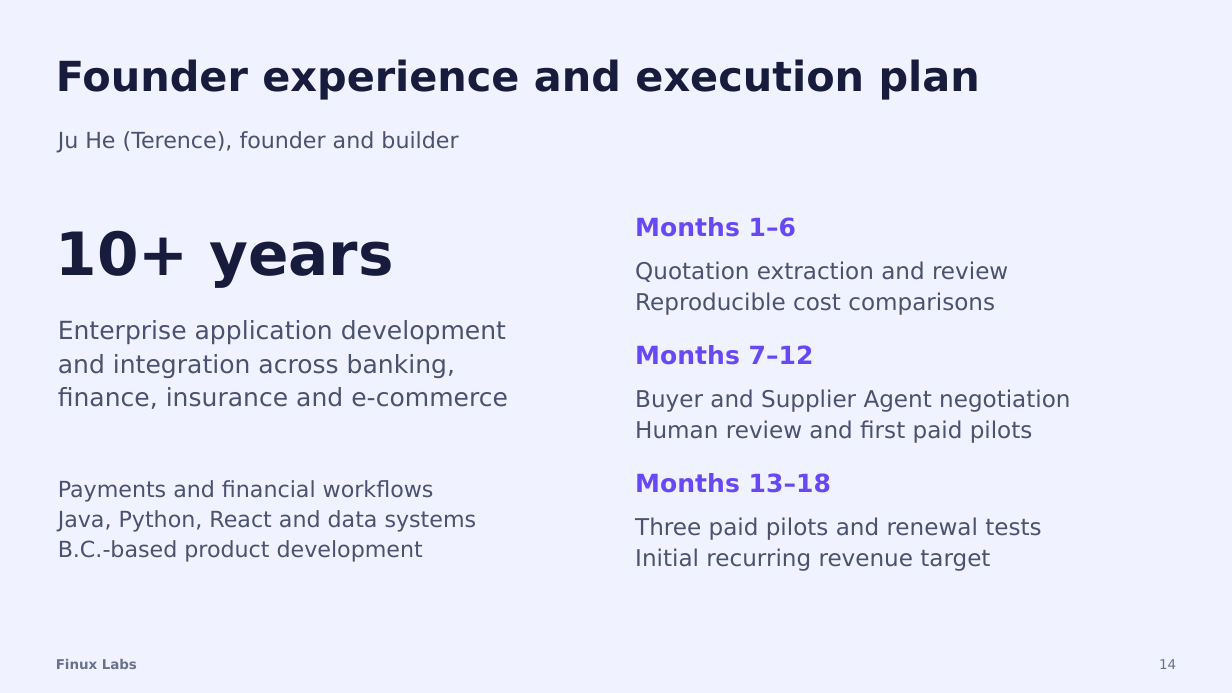
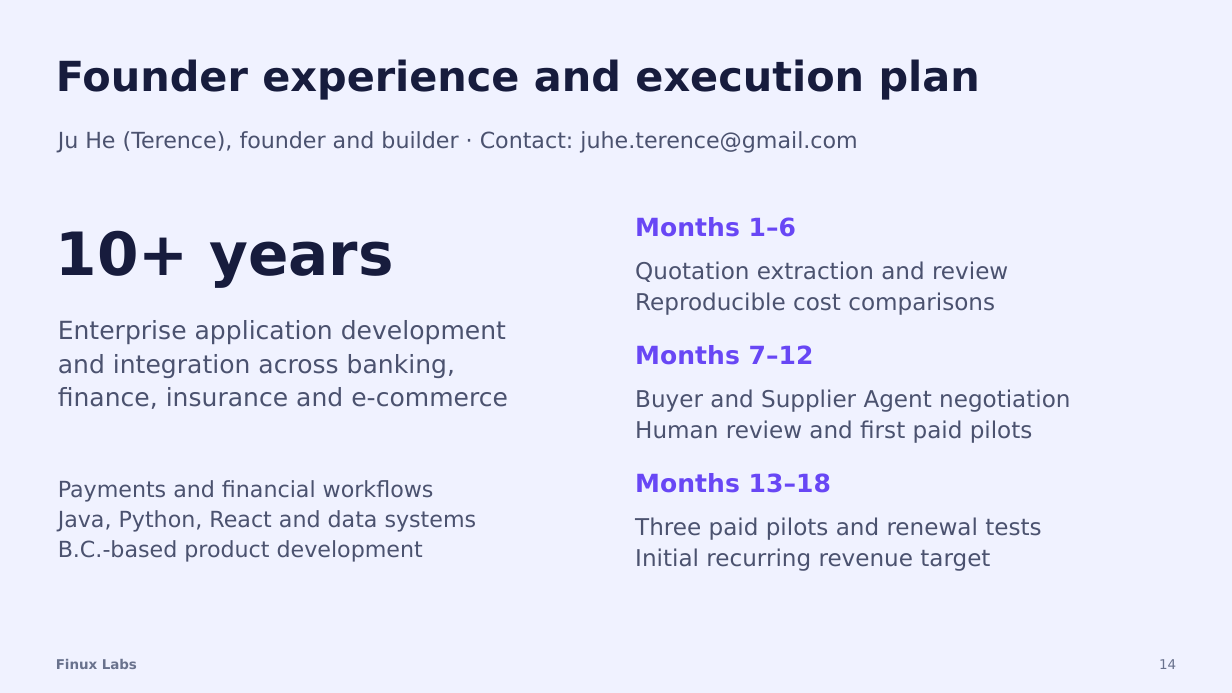
Before and after one commit to SmartFinuxLabs/SmartFinuxLabs.github.io, a slide deck: slide 14 of docs/publish/pitch-agentic-procurement/Finux-Labs-Procurement-AI-Pitch-15-Slides.pptx. Drawn at 1232x693 pixels with LibreOffice and Linux fonts; fonts in the diff are those of the drawing. Boxes give left, top, right and bottom in pixels: in the first picture for what was removed or moved away, otherwise in the second. Text is boxed around its words. In the diff, an @@ line names an element or a change of style, - is before the commit and + after.

Commit message:
docs(pitch-agentic-procurement): add contact email to slide 14 in HTML and PPTX

```diff
--- a/docs/publish/pitch-agentic-procurement/Finux-Labs-Procurement-AI-Pitch-15-Slides.pptx
+++ b/docs/publish/pitch-agentic-procurement/Finux-Labs-Procurement-AI-Pitch-15-Slides.pptx
@@ text at (58, 131, 857, 153): text changed @@
-Ju He (Terence), founder and builder
+Ju He (Terence), founder and builder · Contact: juhe.terence@gmail.com
```
Also in this commit, not shown: 1 other file.
